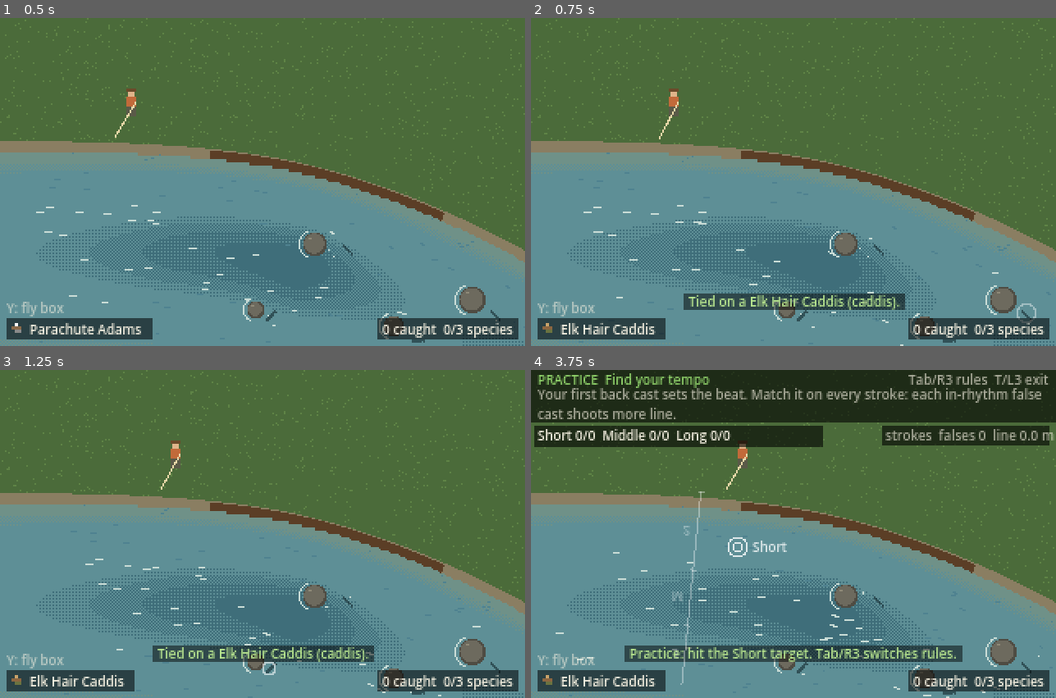
Above: before the commit, frames 1-4 (two rows, left to right).
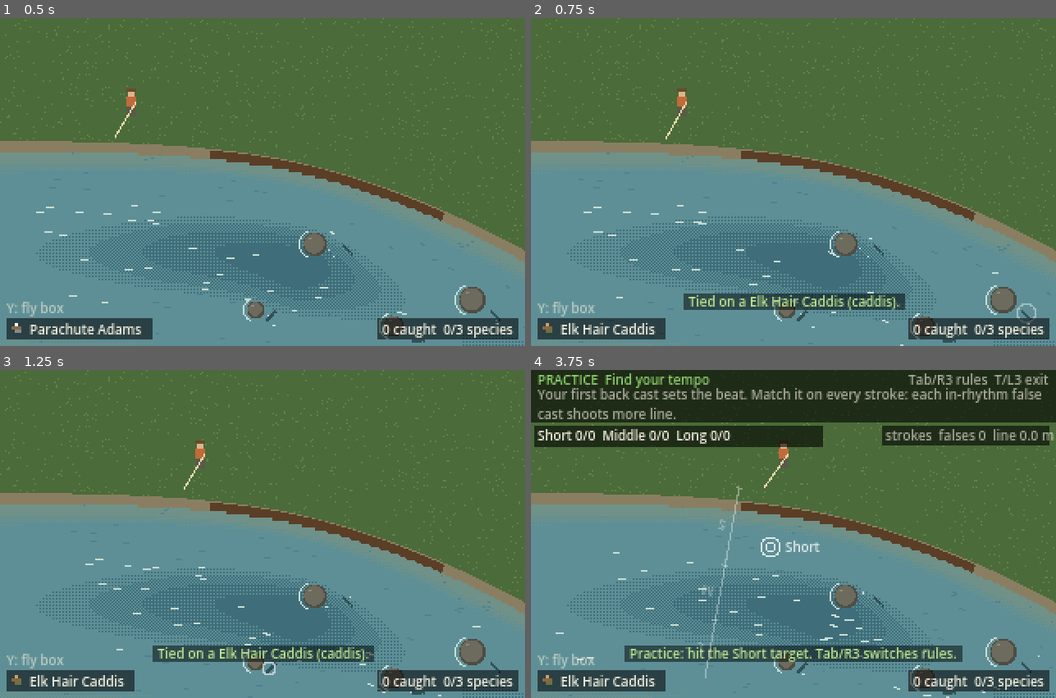
Above: after the commit, the same moments.

Repository: travernorm/Lodge
Game: Godot game, scene res://scenes/main.tscn
Two runs of this game, one before a commit and one after it. Both use one fixed random seed, a clock stepped at 60 frames per second and the inputs below.
Inputs (mouse positions are in pixels of both pictures, inside the frame that each line leads up to):
- Up to frame 1 (0.5 s): no input
- Up to frame 2 (0.75 s): tap Enter at 0.5 s; move the mouse to (909, 165) at 0.52 s; hold D (move_right) from 0.53 s (still down); tap F (change_fly) at 0.6 s; click (909, 165) at 0.67 s
- Up to frame 3 (1.25 s): keep holding D (move_right)
- Up to frame 4 (3.75 s): release D (move_right) at 1.25 s; drag from (688, 550) to (767, 599) at 1.27 s; move the mouse to (846, 461) at 2.02 s; hold D (move_right) 2.03-2.75 s; tap Tab (cycle_rules) at 2.1 s; drag from (767, 599) to (636, 484) at 2.77 s; move the mouse to (951, 583) at 3.52 s; hold A (move_left) from 3.53 s (still down); tap T (practice_mode) at 3.6 s

Frame 1 is identical in both runs. In frame 2, 0.2% of the frame differs, in the area x 24-30%, y 21-37%; in frame 3, 0.3%; in frame 4, 1.1%, in the area x 26-55%, y 22-96%.

Commit message:
Speed up walking 1.5x (ANGLER_SPEED 40 -> 60 px/s)
Co-Authored-By: Claude Opus 5.5 <noreply@anthropic.com>
Claude-Session: https://claude.ai/code/session_011A7L2p2uMVeez9jdhkQkpP

Diff:
--- a/scripts/stream_scene.gd
+++ b/scripts/stream_scene.gd
@@ -45,7 +45,8 @@
 const STREAK_COUNT := 90
 const STREAK_LIFE := Vector2(3.0, 8.0)
 
-const ANGLER_SPEED := 40.0
+## Walking speed (px/s, 8 px = 1 m). 60 = 7.5 m/s, raised 1.5x from 40 so the bank feels less sluggish.
+const ANGLER_SPEED := 60.0
 const ROD_LENGTH := 26.0
 ## How quickly the angler turns to face the water (per second).
 const TURN_SPEED := 4.0
